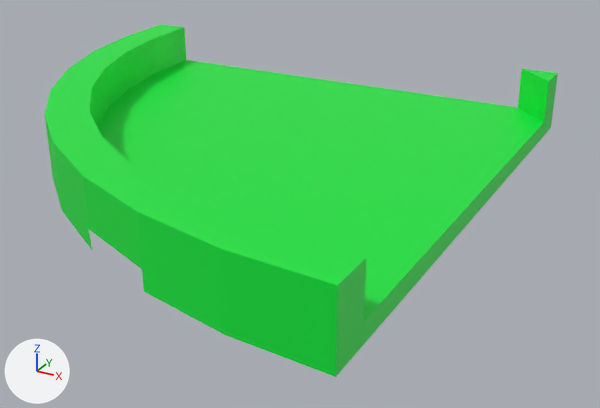
A saved change to the FBX model Assets/roads/turn.fbx.
Before and after are seen from a 50 mm lens placed at (25.2, -35.9, 16.0), pointed at (4.9, 0.9, -2.4). Lighting does not change. The marker at lower left points along +X, +Y and +Z. Where no turn or scale is listed for an object, it has been applied to the vertices. Vertices at the same position are counted once.
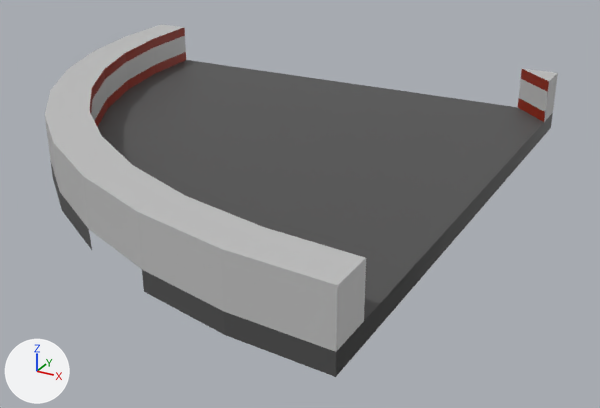
What differs and where, as boxes [x1, y1, x2, y2] in the pictures (600 x 408 px):
'Cube.001', surface changed, shading changed (green to grey)
    both: [45, 24, 558, 377]
part 2 of me_cube_002, surface changed (green to grey)
    both: [45, 24, 558, 377]

The change, as a list of edits to the scene's bpy script:
```text
Add img_turn_tex_png:
    img_turn_tex_png = load_image('Turn_Tex.png', '../Materials/Turn_Tex.png', 1024, 1024, 'sRGB')
Change mat_material_003:
    remove mat_material_003.base_color = (0.0, 0.8, 0.0463)  # green #00e73d
    add mat_material_003.texture = img_turn_tex_png
Change me_cube_002:
    where me_cube_002.from_pydata(...)  # 62 vertices, 47 faces; spans x -15.0..15.0, y -15.0..15.0, z -0.5..3.0
    used by ob_cube_001; location = (0.0, 0.0, 0.0)
    me_cube_002 part 1: its shading normals changed
    me_cube_002 part 2: texture (UV) coordinates of 47 of 47 faces, centred in x -14.8..15.0, y -14.8..15.0, z 0.0..3.0, changed; they spanned u 0.0..0.88, v 0.0..1.0 and now span u 0.01..0.92, v 0.01..0.99
```
